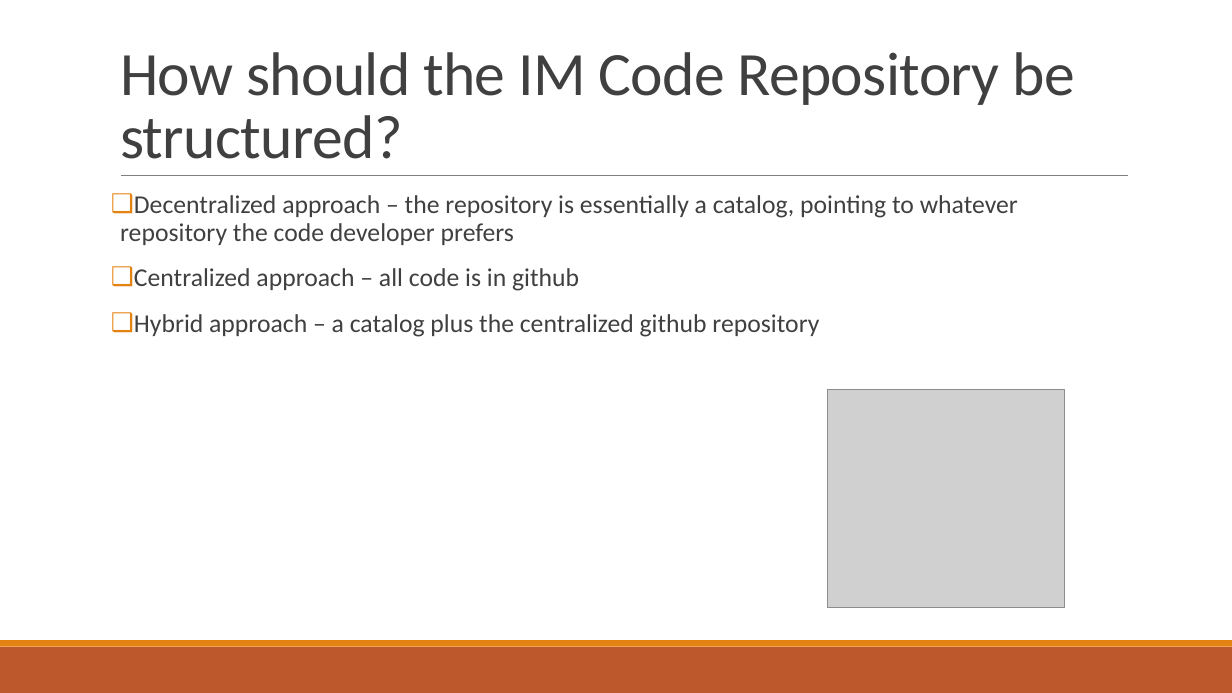
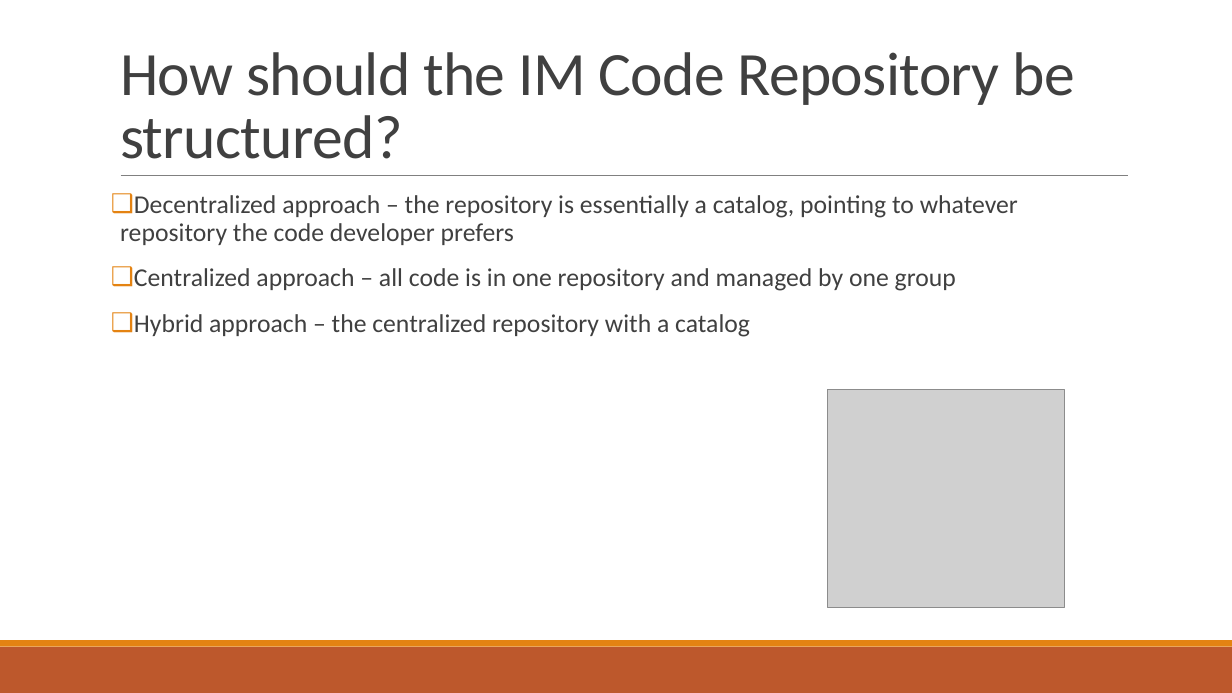
Before and after one commit to vanderbi/codeLibrary, a slide deck: slide 5 of Building an Information Management Code Library.pptx. Drawn at 1232x693 pixels with LibreOffice and Linux fonts; fonts in the diff are those of the drawing; grey boxes stand for pictures; background and template pictures are left out. Boxes give left, top, right and bottom in pixels: in the first picture for what was removed or moved away, otherwise in the second. Text is boxed around its words. In the diff, an @@ line names an element or a change of style, - is before the commit and + after.

```diff
--- a/Building an Information Management Code Library.pptx
+++ b/Building an Information Management Code Library.pptx
@@ text at (134,268,956,337): text changed @@
-❑ Centralized approach – all code is in github
-❑ Hybrid approach – a catalog plus the centralized github repository
+❑ Centralized approach – all code is in one repository and managed by one group
+❑ Hybrid approach – the centralized repository with a catalog
```
Also in this commit, not shown: 4 other slides changed.
